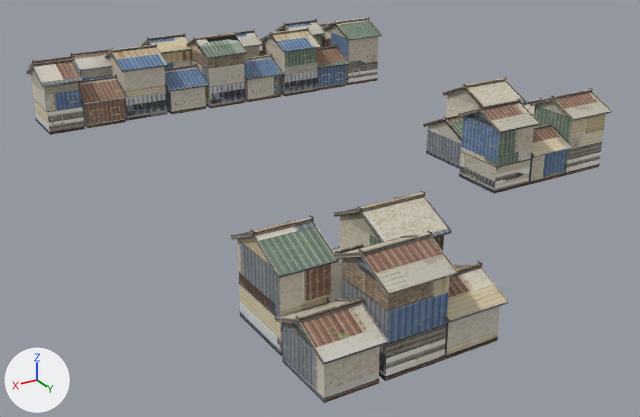
A saved change to the glTF model public/models/lowpix/world_arch/lane_back.glb.
Rendered twice from a camera (50 mm lens) standing at (53.0, 88.2, 37.0) and looking at (3.8, 6.2, -4.0). Arrows for +X, +Y and +Z are at lower left; the lights stay in place. The older version comes first. Where no turn or scale is listed for an object, it has been applied to the vertices. Vertices at exactly the same position are counted once.

Names of what the first picture shows: 'lane_back'.
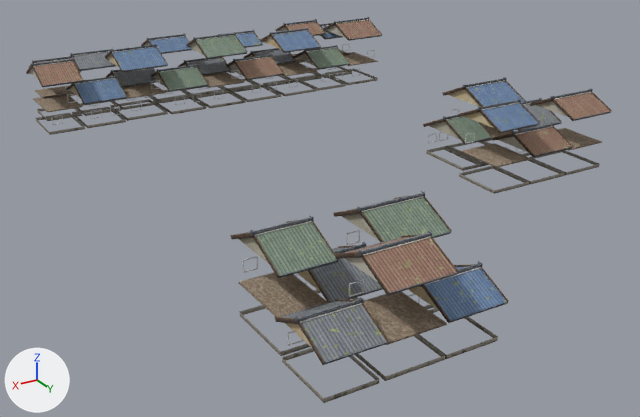
The change, as JSON lines over the scene's bpy script:
```json
{"block": "me_hn_2300__630_found", "where": "# used by ob_lane_back; location = (0.1, 4.01, 4.81)"}
{"op": "remove", "block": "me_hn_2300__630_found", "code": "me_hn_2300__630_found.from_pydata(...)  # 6564 vertices, 10026 faces; spans x -26.6..26.6, y -40.5..40.5, z -4.8..4.8"}
{"op": "add", "block": "me_hn_2300__630_found", "code": "me_hn_2300__630_found.from_pydata(...)  # 6258 vertices, 9590 faces; spans x -26.6..26.6, y -40.5..40.5, z -4.8..4.8"}
{"block": "me_hn_2300__630_found", "change": "me_hn_2300__630_found part 1: 188 vertices removed from x -25.8..26.2, y -40.0..-28.9, z -4.4..2.7"}
{"block": "me_hn_2300__630_found", "change": "me_hn_2300__630_found part 2: 60 vertices removed from x -26.2..-10.0, y 2.3..16.6, z -4.4..2.5"}
{"block": "me_hn_2300__630_found", "change": "me_hn_2300__630_found part 3: 58 vertices removed from x 10.2..26.0, y 26.2..40.0, z -4.4..2.7"}
{"block": "me_hn_2300__630_found", "change": "me_hn_2300__630_found part 4: 9365 kept faces spanning x -26.6..26.6, y -40.5..40.5, z -4.8..4.8 get new texture (UV) coordinates"}
```

Changed parts and their boxes [x1, y1, x2, y2] in the pictures (640 x 417 px):
```json
{"part": 1, "of": "me_hn_2300__630_found", "change": "deleted", "before": [30, 26, 378, 132]}
{"part": 2, "of": "me_hn_2300__630_found", "change": "deleted", "before": [427, 90, 606, 190]}
{"part": 3, "of": "me_hn_2300__630_found", "change": "deleted", "before": [237, 214, 500, 398]}
{"part": 4, "of": "me_hn_2300__630_found", "change": "surface changed", "before": [26, 17, 612, 403], "after": [26, 17, 612, 403]}
```
